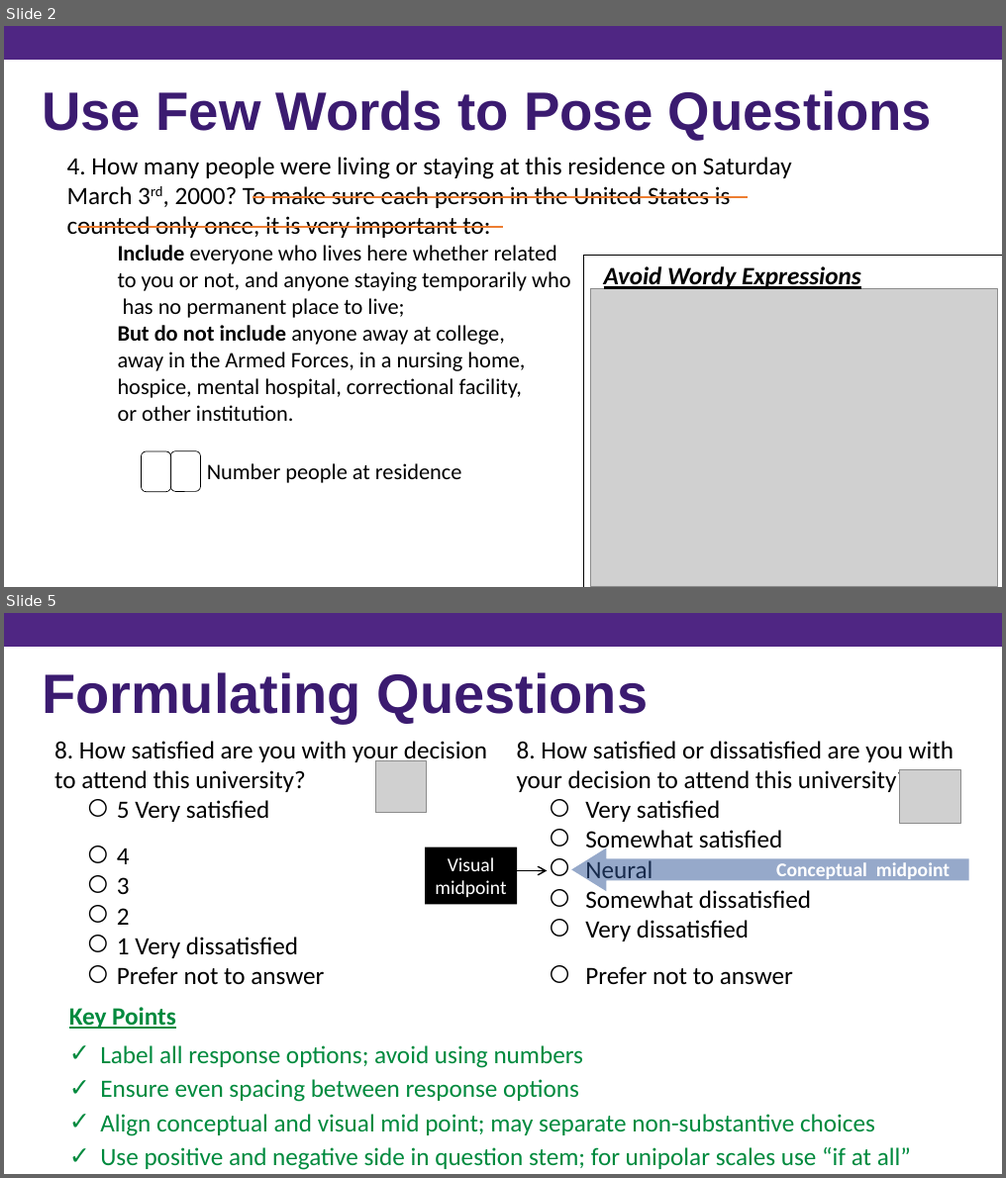
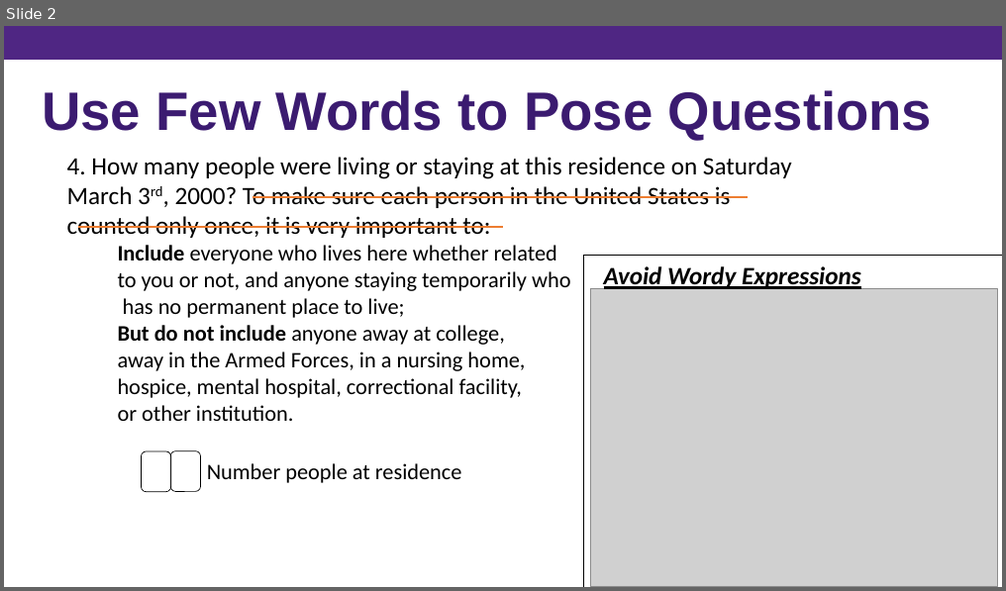
Before and after one commit to kpuka/SIMAH, a slide deck: images/posts/survey_design/Survey Design (PowerPoint) - Copy.pptx. Shown one above the other, each under a label of ours: slides 2 and 5 before the commit, slide 2 after it; the slides between them are not shown. The pictures are 1006x1178 and 1006x591 pixels, drawn with LibreOffice and Linux fonts; fonts in the diff are those of the drawing; grey boxes stand for pictures. Boxes give left, top, right and bottom in pixels: in the first picture for what was removed or moved away, otherwise in the second. Text is boxed around its words. In the diff, an @@ line names an element or a change of style, - is before the commit and + after.

```diff
--- a/images/posts/survey_design/Survey Design (PowerPoint) - Copy.pptx
+++ b/images/posts/survey_design/Survey Design (PowerPoint) - Copy.pptx
@@ slide 5 removed at (x1=4, y1=613, x2=1002, y2=1174), background #FFFFFF @@
@@ rectangle removed at (x1=4, y1=613, x2=1002, y2=647) @@
@@ text removed at (x1=42, y1=672, x2=648, y2=723) @@
-Formulating Questions
@@ text removed at (x1=54, y1=741, x2=487, y2=985) @@
-8. How satisfied are you with your decision to attend this university?
-⃝ 5 Very satisfied
-⃝ 4
-⃝ 3
-⃝ 2
-⃝ 1 Very dissatisfied
-⃝ Prefer not to answer
@@ text removed at (x1=517, y1=741, x2=953, y2=985) @@
-8. How satisfied or dissatisfied are you with your decision to attend this university?
-⃝ Very satisfied
-⃝ Somewhat satisfied
-⃝ Neural
-⃝ Somewhat dissatisfied
-⃝ Very dissatisfied
-⃝ Prefer not to answer
@@ picture removed at (x1=375, y1=761, x2=426, y2=813) @@
@@ picture removed at (x1=900, y1=769, x2=961, y2=823) @@
@@ group removed at (x1=425, y1=848, x2=969, y2=904): 1 right arrow, 1 rectangle, 1 arrow, 1 text @@
-Visual midpoint
-Conceptual midpoint
@@ text removed at (x1=69, y1=1007, x2=911, y2=1170) @@
-Key Points
-✓ Label all response options; avoid using numbers
-✓ Ensure even spacing between response options
-✓ Align conceptual and visual mid point; may separate non-substantive choices
-✓ Use positive and negative side in question stem; for unipolar scales use “if at all”
@@ rectangle removed at (x1=4, y1=1099, x2=1002, y2=1174) @@
```
Also in this commit, not shown: 6 other slides removed, 15 other files.
